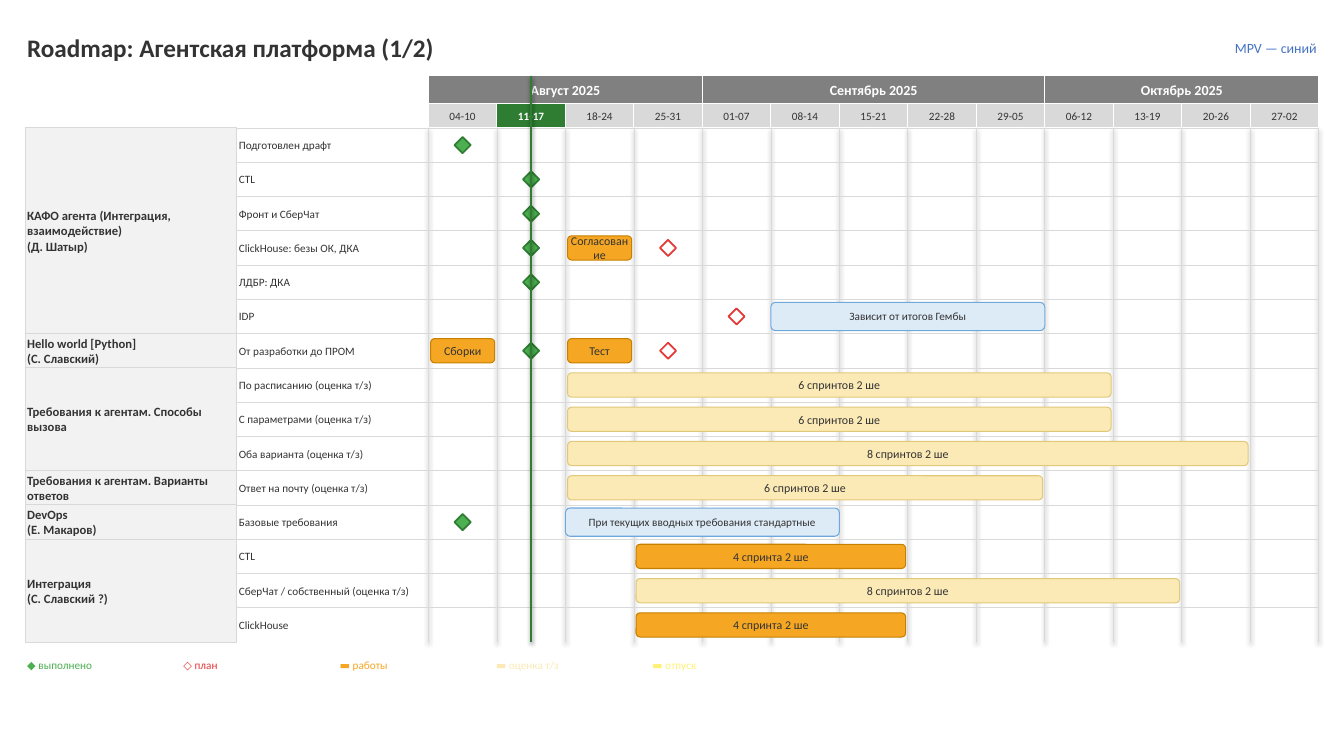
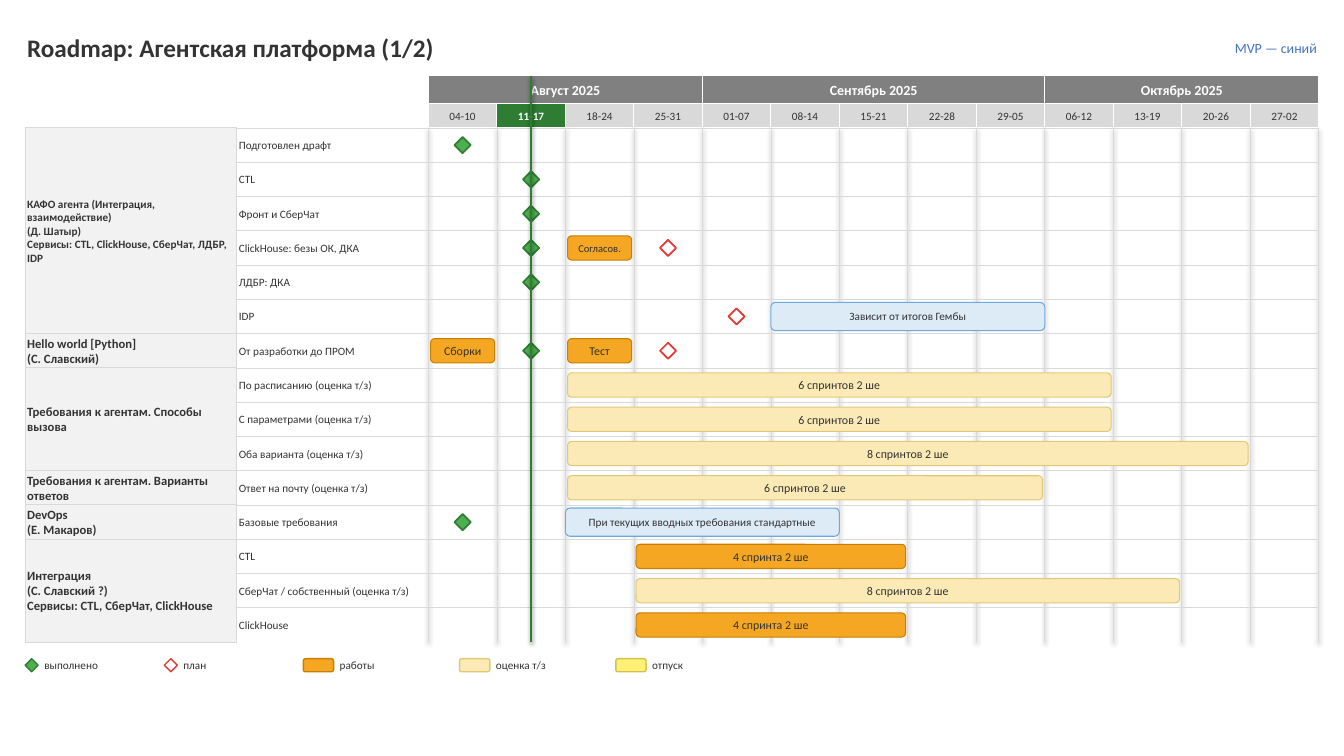
Before and after one commit to njreyesc/roadmap-builder, a slide deck: slide 1 of roadmap_demo.pptx. Drawn at 1344x756 pixels with LibreOffice and Linux fonts; fonts in the diff are those of the drawing. Boxes give left, top, right and bottom in pixels: in the first picture for what was removed or moved away, otherwise in the second. Text is boxed around its words. In the diff, an @@ line names an element or a change of style, - is before the commit and + after.

```diff
--- a/roadmap_demo.pptx
+++ b/roadmap_demo.pptx
@@ text at <box>1235,43,1317,53</box>: text changed @@
-MPV — синий
+MVP — синий
@@ text in rectangle at <box>27,200,227,262</box>: text changed; size 9 to 8 pt @@
-КАФО агента (Интеграция, взаимодействие)
-(Д. Шатыр)
+КАФО агента (Интеграция, взаимодействие)
+(Д. Шатыр)
+Сервисы: CTL, ClickHouse, СберЧат, ЛДБР, IDP
@@ text in rounded rectangle at <box>578,245,621,252</box>: text changed; size 8.5 to 7.5 pt @@
-Согласование
+Согласов.
@@ text in rectangle at <box>27,572,213,612</box>: text changed @@
-Интеграция
-(С. Славский ?)
+Интеграция
+(С. Славский ?)
+Сервисы: CTL, СберЧат, ClickHouse
@@ diamond added at <box>25,659,38,673</box>, fill #4CAF50, outline #2E7D32 1 pt @@
@@ diamond added at <box>164,659,177,673</box>, fill #FFFFFF, outline #E53935 1 pt @@
@@ rounded rectangle added at <box>303,659,334,673</box>, fill #F5A623, outline #C77F00 1 pt @@
@@ rounded rectangle added at <box>460,659,490,673</box>, fill #FBEAB6, outline #E0C878 1 pt @@
@@ rounded rectangle added at <box>616,659,646,673</box>, fill #FFF176, outline #D4C24A 1 pt @@
@@ text at <box>44,663,98,669</box>: text changed; text colour #4CAF50 to #333333 @@
-◆ выполнено
+выполнено
@@ text at <box>183,663,206,669</box>: text changed; text colour #E53935 to #333333 @@
-◇ план
+план
@@ text at <box>340,661,375,671</box>: text changed; text colour #F5A623 to #333333 @@
-▬ работы
+работы
@@ text added at <box>496,661,545,671</box>, 8 pt, text #333333 @@
+оценка т/з
@@ text at <box>652,663,683,671</box>: text changed; text colour #FFF176 to #333333 @@
-▬ отпуск
+отпуск
```
Also in this commit, not shown: 1 other slide changed, 12 other files.
